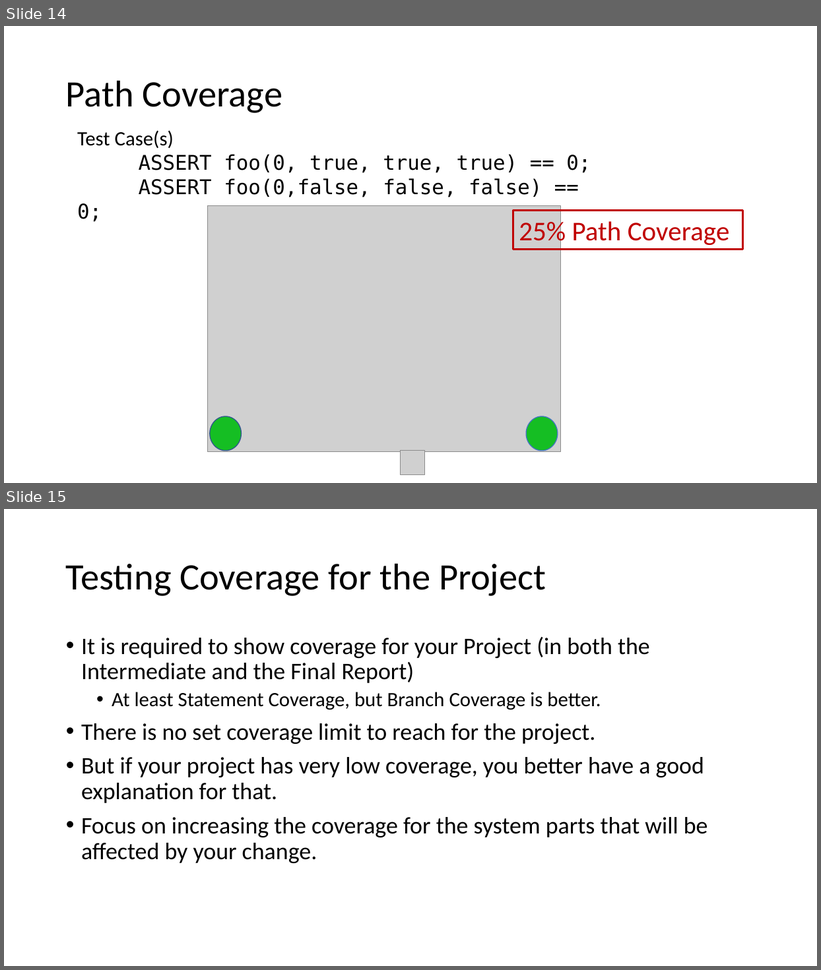
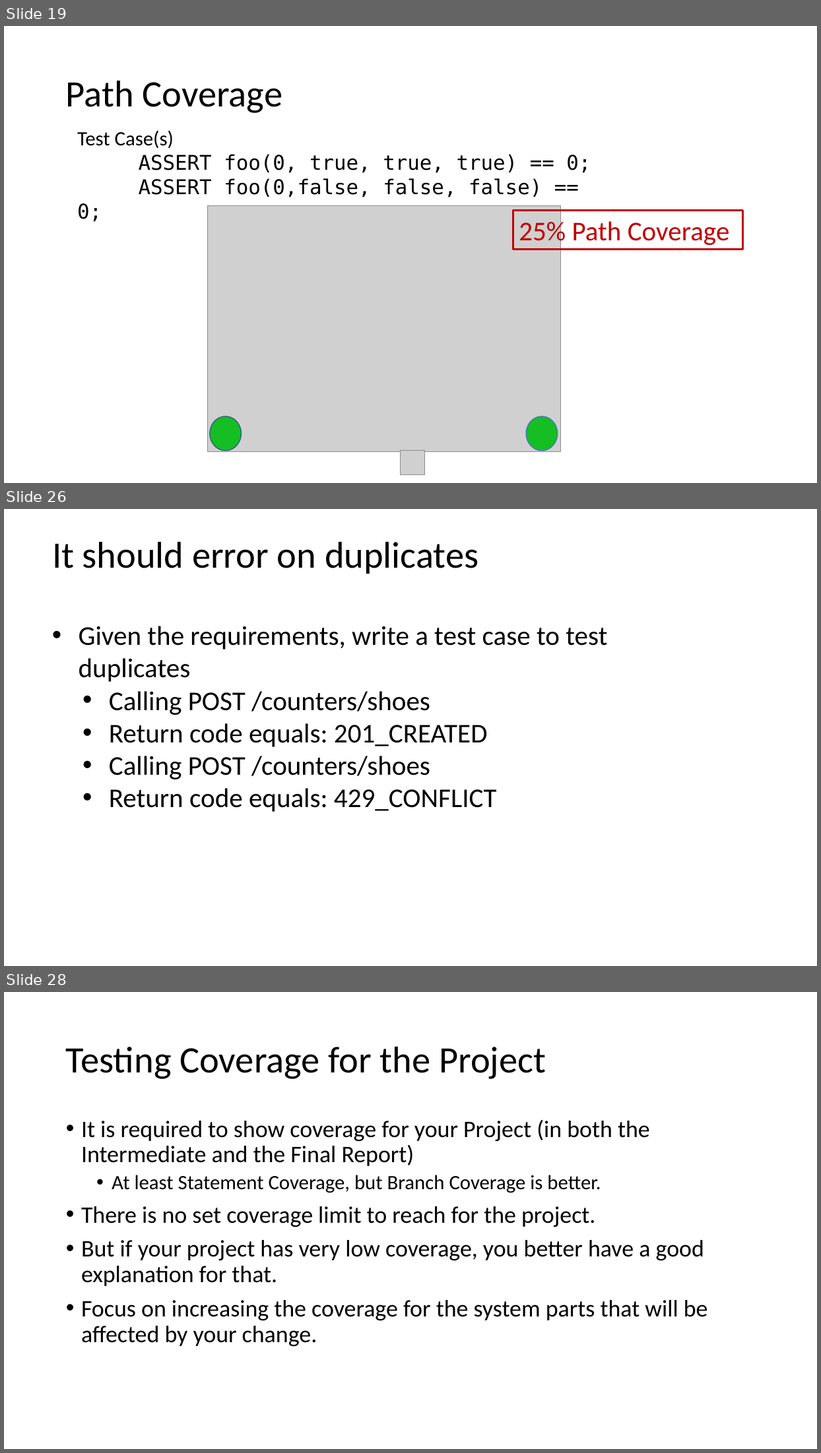
Before and after one commit to johnxu21/johnxu21.github.io, a slide deck: teaching/CS472-Spring2023/Timetable/Testing.pptx. Shown one above the other, each under a label of ours: slides 14 and 15 before the commit, slides 19, 26 and 28 after it; the slides between them are not shown. The pictures are 821x970 and 821x1453 pixels, drawn with LibreOffice and Linux fonts; fonts in the diff are those of the drawing; grey boxes stand for pictures. Boxes give left, top, right and bottom in pixels: in the first picture for what was removed or moved away, otherwise in the second. Text is boxed around its words. In the diff, an @@ line names an element or a change of style, - is before the commit and + after.

```diff
--- a/teaching/CS472-Spring2023/Timetable/Testing.pptx
+++ b/teaching/CS472-Spring2023/Timetable/Testing.pptx
@@ slide 26 added at (4, 509, 817, 966), background #FFFFFF @@
@@ title added at (52, 541, 479, 574), 44 pt, text #000000 @@
+It should error on duplicates
@@ text added at (79, 626, 607, 812), 32 pt, text #000000 @@
+• Given the requirements, write a test case to test duplicates
+  • Calling POST /counters/shoes
+  • Return code equals: 201_CREATED
+  • Calling POST /counters/shoes
+  • Return code equals: 429_CONFLICT
@@ what was slide 14 is now slide 19 @@
@@ what was slide 15 is now slide 28 @@
```
Also in this commit, not shown: 1 slide changed, 13 other slides added, 1 slide removed, 3 other files.
